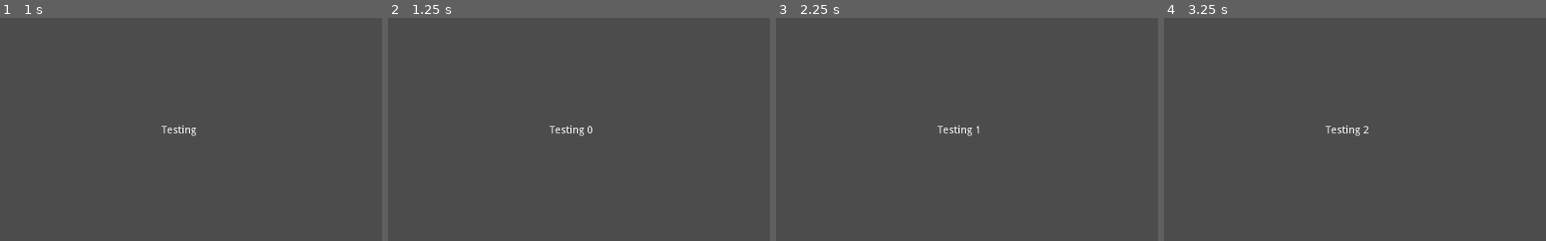
Above: before the commit, frames 1-4 (left to right).
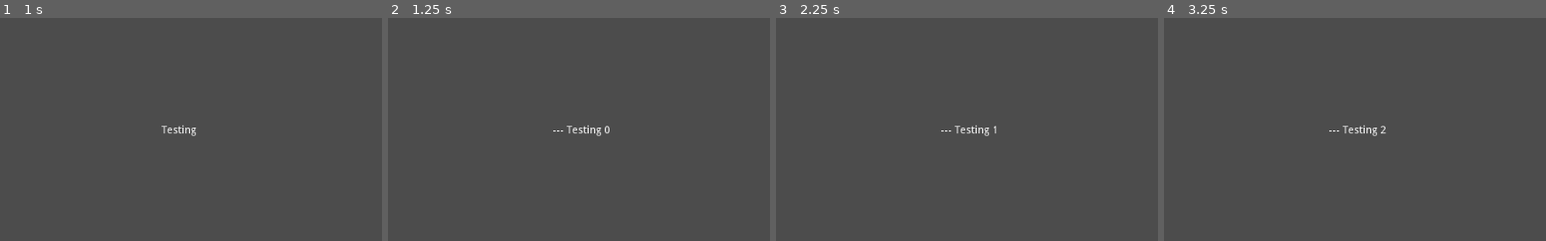
Above: after the commit, the same moments.

Repository: rhueara/sandbox
Game: Godot game, scene res://Node2D.tscn
Two runs of this game, one before a commit and one after it. Both use one fixed random seed, a clock stepped at 60 frames per second and the inputs below.
Inputs:
- Up to frame 1 (1 s): tap Enter at 0.5 s
- Up to frame 2 (1.25 s): no input
- Up to frame 3 (2.25 s): tap Space at 1.25 s; tap Enter at 2 s
- Up to frame 4 (3.25 s): tap Space at 2.75 s
The pictures show only the part of the screen within x 30-80%, y 16-66%; the shares and areas given below are measured in that part.

Frame 1 is identical in both runs. In frame 2, 0.3% of the frame differs, in the area x 42-58%, y 47-53%; in frame 3, 0.3%; in frame 4, 0.3%, in the area x 42-59%, y 47-53%.

Commit message:
Init project 4

Diff:
--- a/Node2D.gd
+++ b/Node2D.gd
@@ -21,7 +21,7 @@
         timeout += delta
         return
 
-    TextNode.text = "Testing " + str(counter)
+    TextNode.text = " --- Testing " + str(counter)
     counter += 1
     timeout = 0
 
